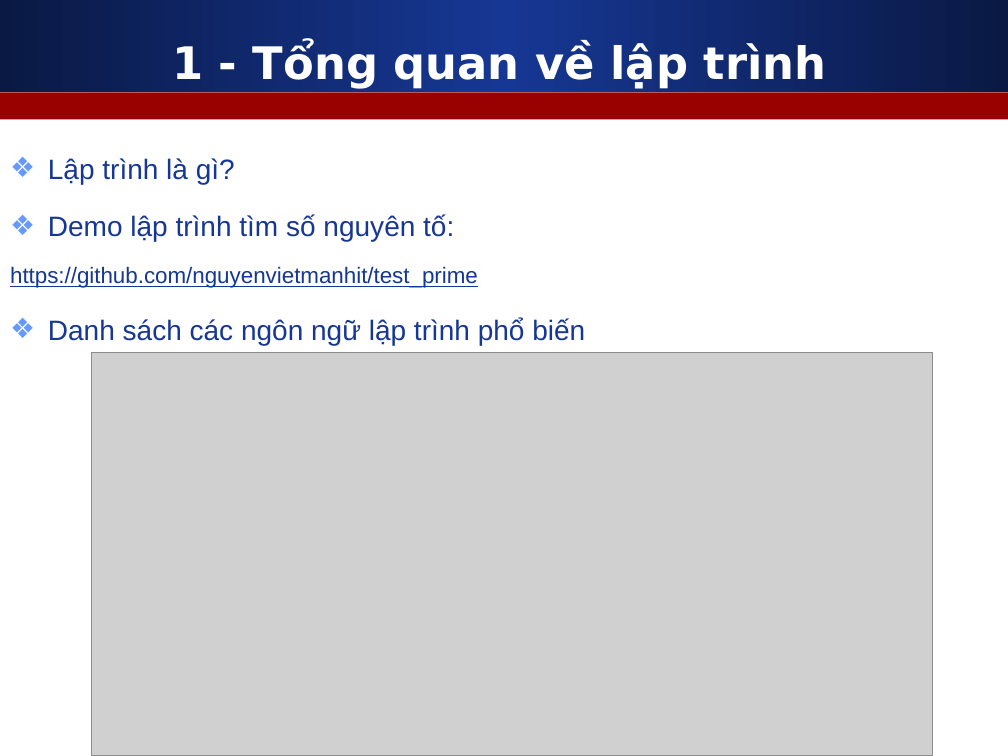
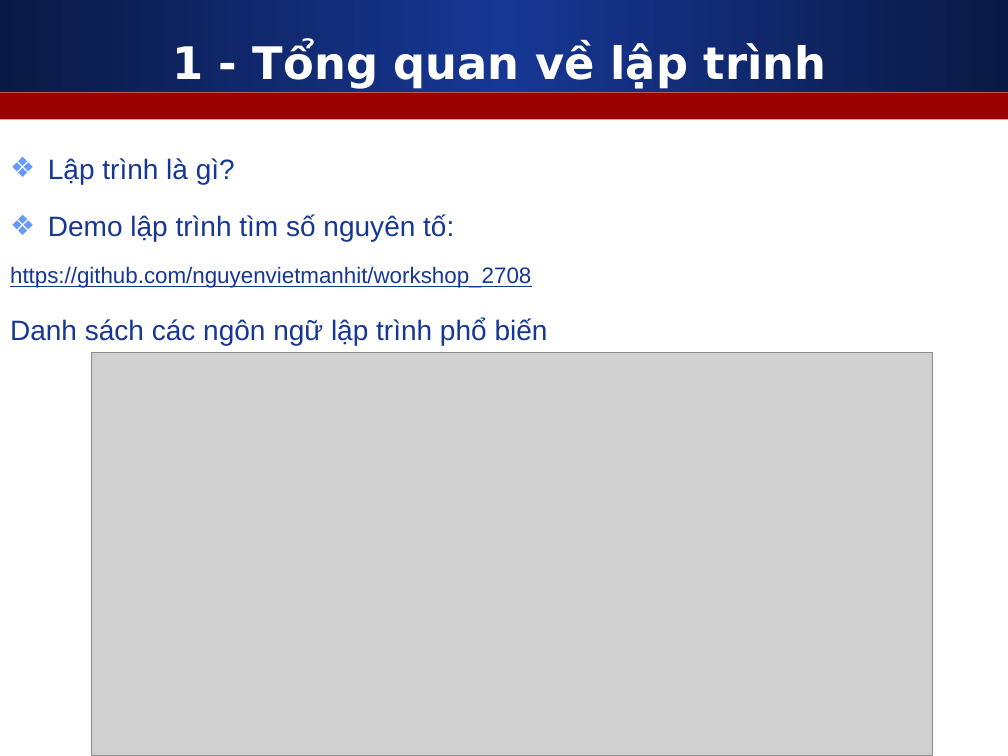
Before and after one commit to nguyenvietmanhit/workshop_2708, a slide deck: slide 3 of Workshop.ppt. Drawn at 1008x756 pixels with LibreOffice and Linux fonts; fonts in the diff are those of the drawing; grey boxes stand for pictures. Boxes give left, top, right and bottom in pixels: in the first picture for what was removed or moved away, otherwise in the second. Text is boxed around its words. In the diff, an @@ line names an element or a change of style, - is before the commit and + after.

```diff
--- a/Workshop.ppt
+++ b/Workshop.ppt
@@ text at [10,266,531,288]: text changed @@
-https://github.com/nguyenvietmanhit/test_prime
+https://github.com/nguyenvietmanhit/workshop_2708
@@ text at [10,318,548,345]: bullet ❖ to none @@
```
